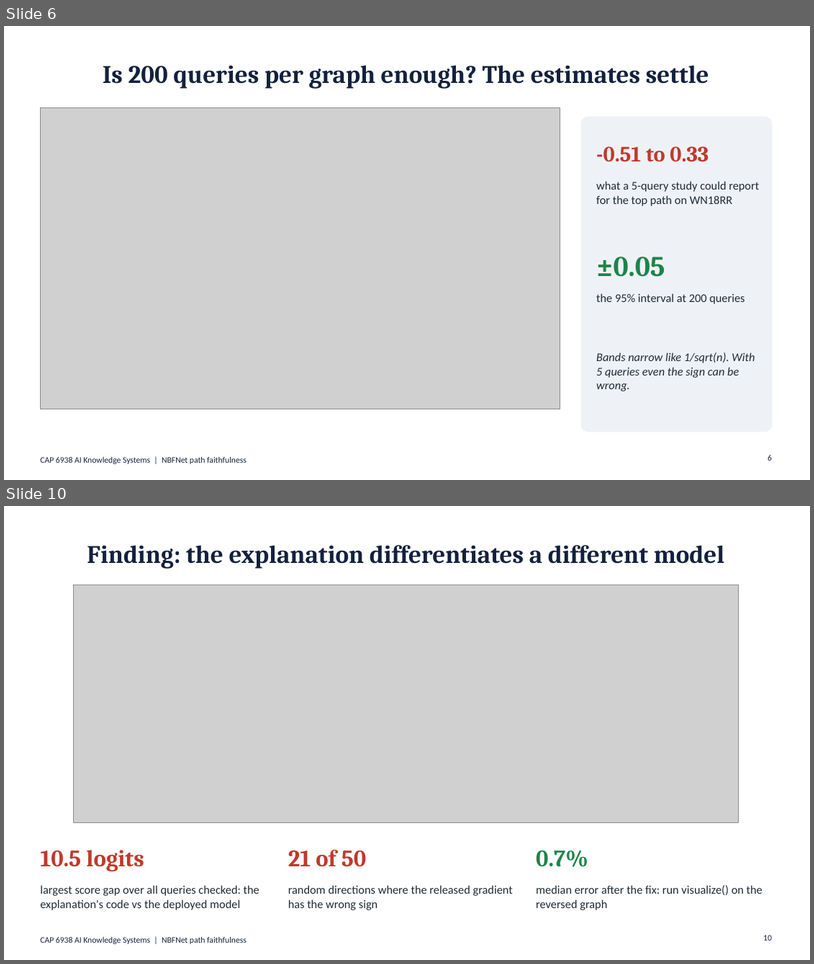
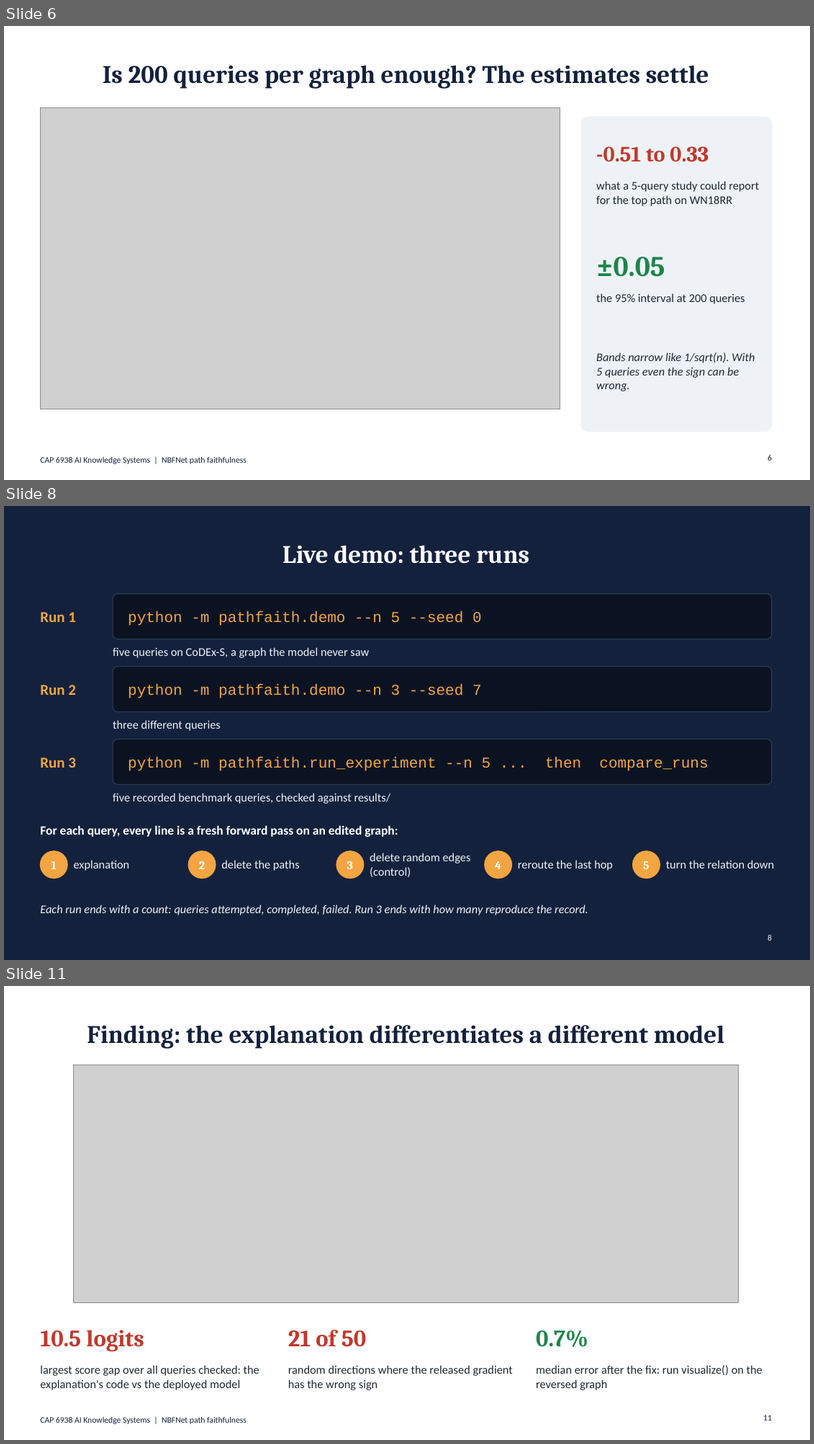
Before and after one commit to shadi97kh/nbfnet-path-faithfulness, a slide deck: presentation/NBFNet_Path_Faithfulness.pptx. Shown one above the other, each under a label of ours: slides 6 and 10 before the commit, slides 6, 8 and 11 after it; the slides between them are not shown. The pictures are 814x964 and 814x1444 pixels, drawn with LibreOffice and Linux fonts; fonts in the diff are those of the drawing; grey boxes stand for pictures. Boxes give left, top, right and bottom in pixels: in the first picture for what was removed or moved away, otherwise in the second. Text is boxed around its words. In the diff, an @@ line names an element or a change of style, - is before the commit and + after.

Commit message:
Make the notebook the one thing to run
Move the notebook to the top level and rewrite its text; fold the benchmark
runner scripts and the Colab baseline jobs into its last section, switched off
by default. Remove the shell scripts, logs, the old Beamer slides and the old
video figures. Update the README and the talk.

```diff
--- a/presentation/NBFNet_Path_Faithfulness.pptx
+++ b/presentation/NBFNet_Path_Faithfulness.pptx
@@ slide 8 added at [4, 506, 810, 960], background #14213D @@
@@ title added at [283, 545, 530, 564], 30 pt, text #FFFFFF, bold @@
+Live demo: three runs
@@ text added at [40, 612, 76, 622], 18 pt, text #F2A541, bold @@
+Run 1
@@ rounded rectangle added at [113, 594, 772, 639], fill #0B1322, outline #2E3B52 1 pt @@
@@ text added at [128, 611, 482, 626], 18 pt, text #F2A541 @@
+python -m pathfaith.demo --n 5 --seed 0
@@ text added at [113, 647, 369, 658], 14 pt, text #EEF2F7 @@
+five queries on CoDEx-S, a graph the model never saw
@@ rounded rectangle added at [113, 667, 772, 712], fill #0B1322, outline #2E3B52 1 pt @@
@@ text added at [40, 685, 76, 695], 18 pt, text #F2A541, bold @@
+Run 2
@@ text added at [128, 684, 482, 698], 18 pt, text #F2A541 @@
+python -m pathfaith.demo --n 3 --seed 7
@@ text added at [113, 720, 221, 731], 14 pt, text #EEF2F7 @@
+three different queries
@@ rounded rectangle added at [113, 739, 772, 784], fill #0B1322, outline #2E3B52 1 pt @@
@@ text added at [40, 757, 76, 767], 18 pt, text #F2A541, bold @@
+Run 3
@@ text added at [128, 757, 708, 771], 18 pt, text #F2A541 @@
+python -m pathfaith.run_experiment --n 5 ... then compare_runs
@@ text added at [113, 793, 391, 803], 14 pt, text #EEF2F7 @@
+five recorded benchmark queries, checked against results/
@@ text added at [40, 825, 398, 836], 15 pt, text #FFFFFF, bold @@
+For each query, every line is a fresh forward pass on an edited graph:
@@ ellipse added at [40, 851, 67, 878], fill #F2A541, outline #F2A541 1 pt @@
@@ ellipse added at [188, 851, 216, 878], fill #F2A541, outline #F2A541 1 pt @@
@@ ellipse added at [337, 851, 364, 878], fill #F2A541, outline #F2A541 1 pt @@
@@ ellipse added at [485, 851, 512, 878], fill #F2A541, outline #F2A541 1 pt @@
@@ ellipse added at [633, 851, 661, 878], fill #F2A541, outline #F2A541 1 pt @@
@@ text added at [52, 861, 57, 869], 14 pt, text #FFFFFF, bold @@
+1
@@ text added at [74, 860, 130, 870], 14 pt, text #EEF2F7 @@
+explanation
@@ text added at [199, 861, 205, 869], 14 pt, text #FFFFFF, bold @@
+2
@@ text added at [221, 860, 300, 870], 14 pt, text #EEF2F7 @@
+delete the paths
@@ text added at [347, 861, 353, 869], 14 pt, text #FFFFFF, bold @@
+3
@@ text added at [370, 852, 471, 877], 14 pt, text #EEF2F7 @@
+delete random edges (control)
@@ text added at [495, 861, 502, 869], 14 pt, text #FFFFFF, bold @@
+4
@@ text added at [518, 860, 613, 870], 14 pt, text #EEF2F7 @@
+reroute the last hop
@@ text added at [643, 861, 649, 869], 14 pt, text #FFFFFF, bold @@
+5
@@ text added at [666, 860, 774, 868], 14 pt, text #EEF2F7 @@
+turn the relation down
@@ text added at [40, 904, 589, 915], 14 pt, text #EEF2F7, italic @@
+Each run ends with a count: queries attempted, completed, failed. Run 3 ends with how many reproduce the record.
@@ page number added at [768, 934, 772, 940], 10 pt, text #EEF2F7 @@
+8
@@ what was slide 10 is now slide 11 @@
@@ page number at [764, 1414, 772, 1420]: text changed @@
-10
+11
```
Also in this commit, not shown: 4 slides changed, 1 other slide added, 1 slide removed, 34 other files.
